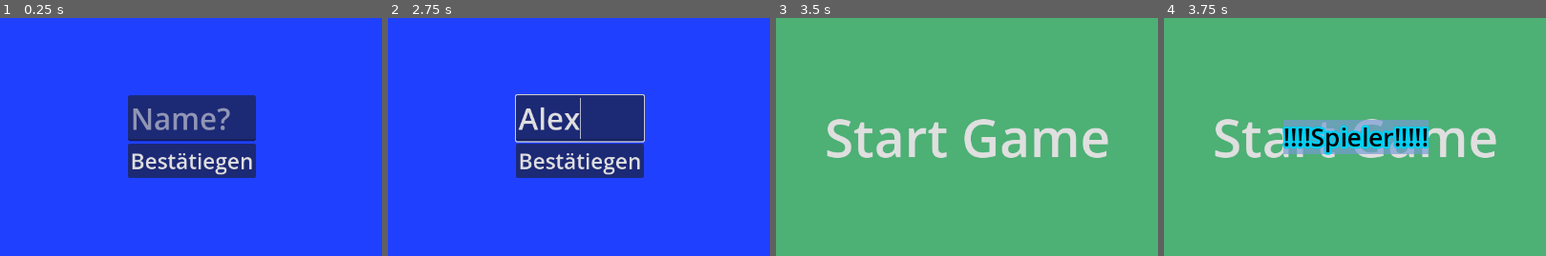
Above: before the commit, frames 1-4 (left to right).
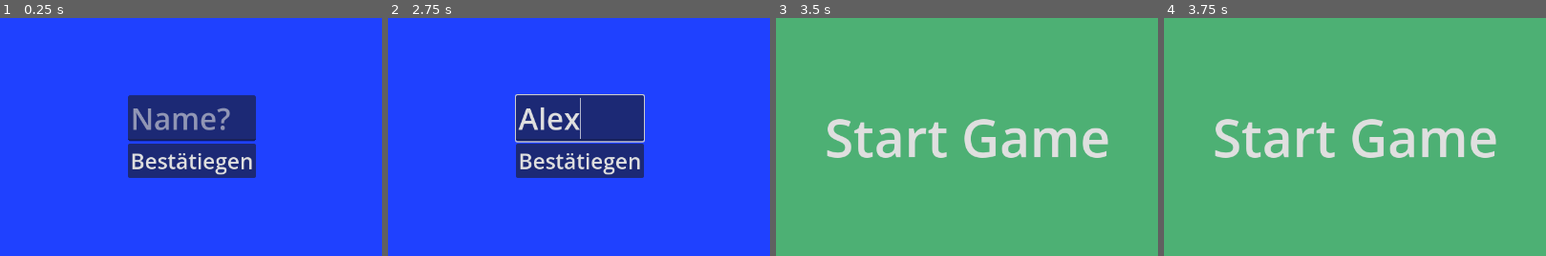
Above: after the commit, the same moments.

Repository: NIK-98/Paint_The_Ground
Game: Godot game, scene res://sceens/level.tscn
Same seed, same stepped clock (60 frames per second), same inputs: the game is played once before the commit and once after it. This scene is started directly instead of the project's main scene.
Inputs (mouse positions are % of the whole screen's width and height, from its top left):
- Up to frame 1 (0.25 s): no input
- Up to frame 2 (2.75 s): click (50, 46) at 0.52 s; type "Alex" at 0.6 s; click "Start Game" at 1.25 s; click "Start Game" at 2 s
- Up to frame 3 (3.5 s): click "Bestätiegen" at 2.75 s
- Up to frame 4 (3.75 s): tap Enter at 3.5 s; hold D (right) from 3.53 s (still down); hold Tab (Info) from 3.53 s (still down)
The pictures show only the part of the screen within x 25-75%, y 25-75%; the shares and areas given below are measured in that part.

Frames 1-3 are identical in both runs. In frame 4, 5.5% of the frame differs, in the area x 31-70%, y 42-58%.
Error in both runs: Attempt to call function 'get_node' in base 'null instance' on a null instance. (res://scripts/player.gd:33)

Commit message:
layer angepast

Diff:
--- a/sceens/level.tscn
+++ b/sceens/level.tscn
@@ -151,6 +151,7 @@
 spawn_path = NodePath("../Players")
 
 [node name="CanvasLayer" type="CanvasLayer" parent="."]
+layer = 2
 
 [node name="fps" type="Label" parent="CanvasLayer"]
 offset_left = 96.0
@@ -202,7 +203,7 @@
 script = ExtResource("12_xt3i6")
 
 [node name="loby" type="CanvasLayer" parent="."]
-layer = 2
+layer = 3
 script = ExtResource("13_umcg5")
 
 [node name="ColorRect" type="ColorRect" parent="loby"]
--- a/sceens/main.tscn
+++ b/sceens/main.tscn
@@ -256,7 +256,7 @@
 
 [node name="CanvasLayer" type="CanvasLayer" parent="."]
 process_mode = 3
-layer = 4
+layer = 5
 scale = Vector2(0.7, 0.7)
 transform = Transform2D(0.7, 0, 0, 0.7, 0, 0)
 
--- a/sceens/player.tscn
+++ b/sceens/player.tscn
@@ -80,7 +80,7 @@
 script = ExtResource("2_2hmwi")
 
 [node name="CanvasLayer" type="CanvasLayer" parent="."]
-layer = 3
+layer = 4
 
 [node name="Winner" type="ColorRect" parent="CanvasLayer"]
 offset_right = 1280.0
@@ -134,7 +134,6 @@
 text = "Drücke die Exit Taste zum verlassen"
 
 [node name="Tap" type="CanvasLayer" parent="."]
-layer = 2
 
 [node name="CenterContainer" type="CenterContainer" parent="Tap"]
 anchors_preset = 15
